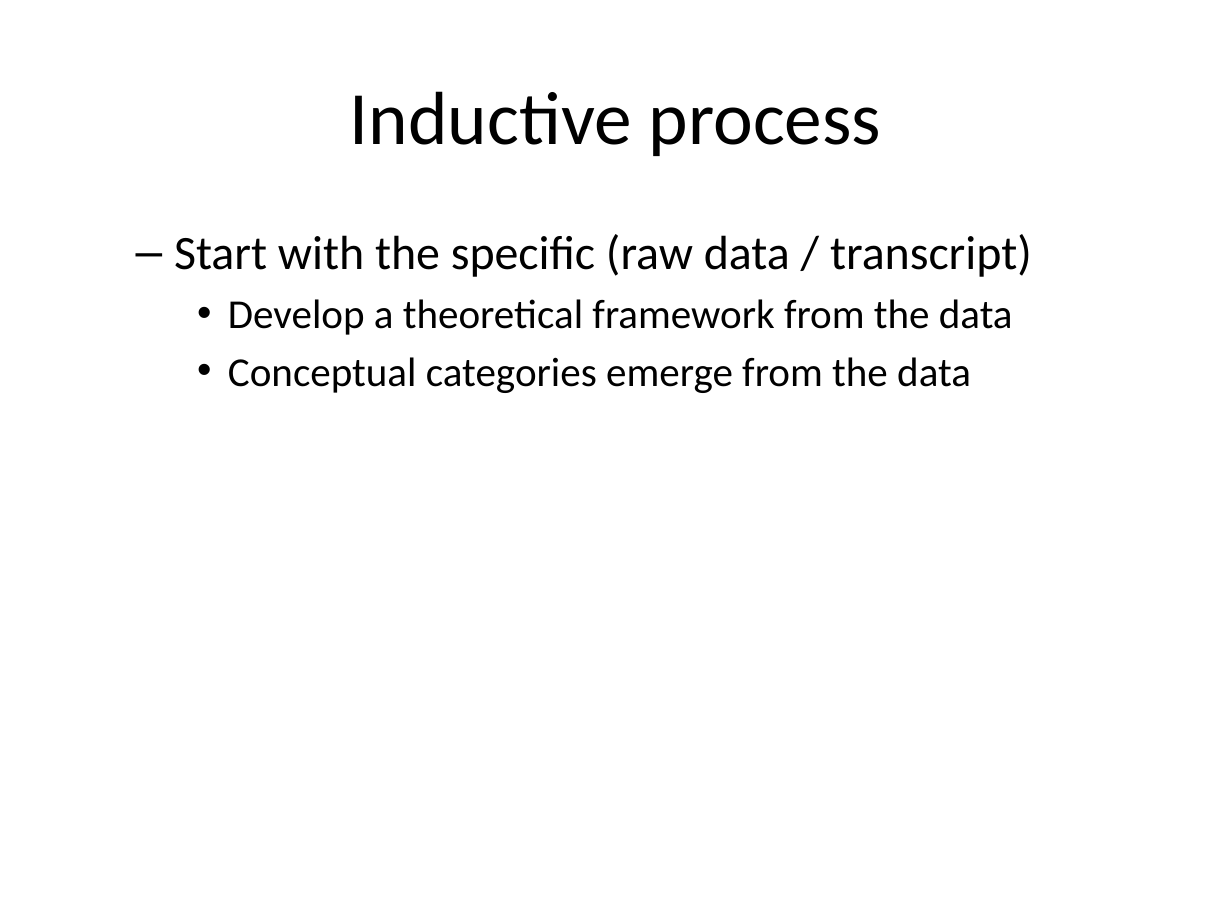
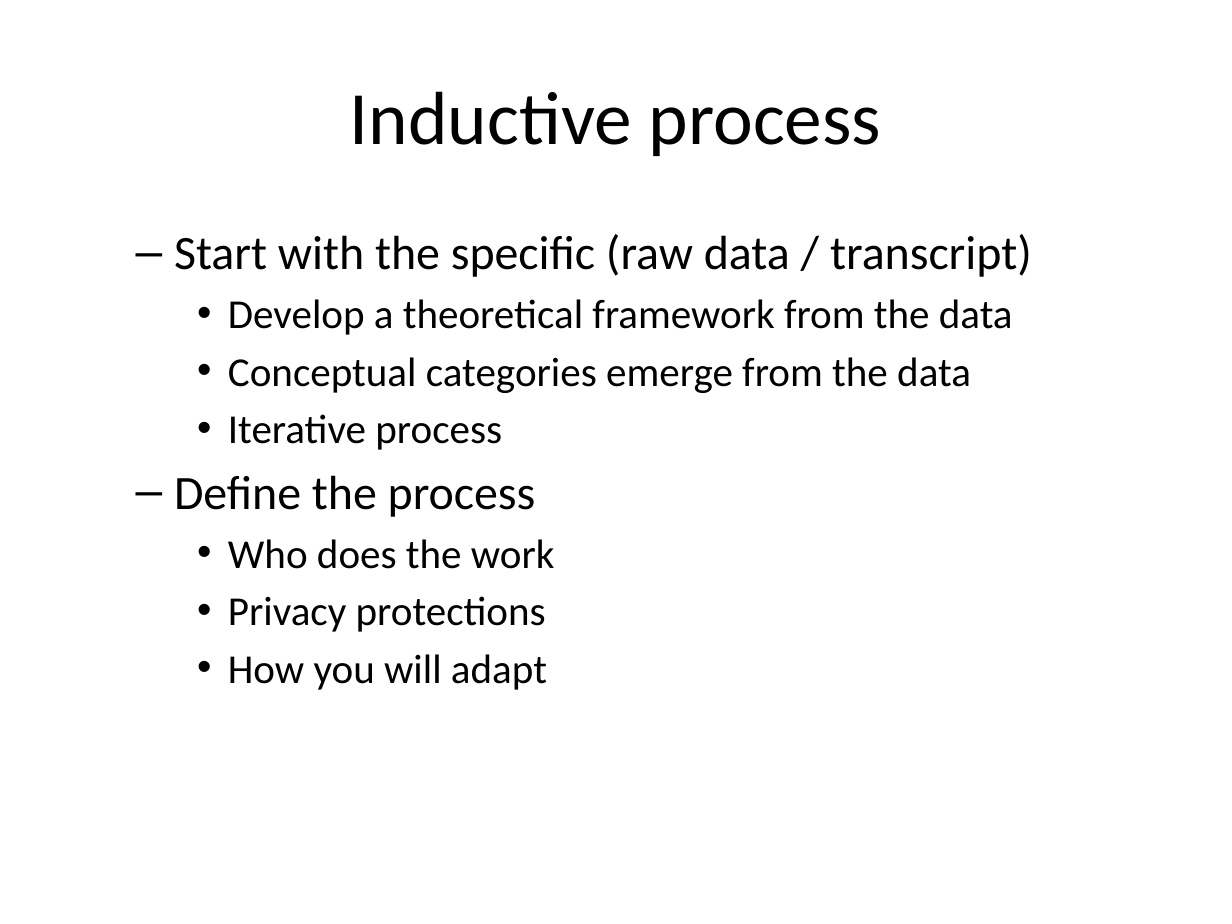
Before and after one commit to classes-medb/5510, a slide deck: slide 96 of src/video-12-hypothesis-testing.pptx (slide 99 before the commit). Drawn at 1232x924 pixels with LibreOffice and Linux fonts; fonts in the diff are those of the drawing. Boxes give left, top, right and bottom in pixels: in the first picture for what was removed or moved away, otherwise in the second. Text is boxed around its words. In the diff, an @@ line names an element or a change of style, - is before the commit and + after.

```diff
--- a/src/video-12-hypothesis-testing.pptx
+++ b/src/video-12-hypothesis-testing.pptx
@@ text at bbox=[174, 414, 555, 690]: paragraphs added @@
+    • Iterative process
+  – Define the process
+    • Who does the work
+    • Privacy protections
+    • How you will adapt
```
Also in this commit, not shown: 18 other slides changed, 10 slides added, 19 slides removed, 5 other files.
